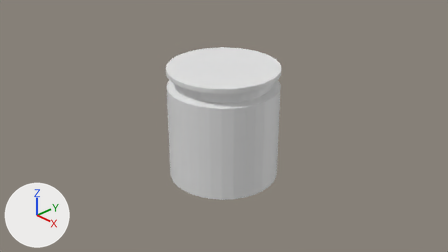
The Blender file Blender/jar.blend, before and after one commit.
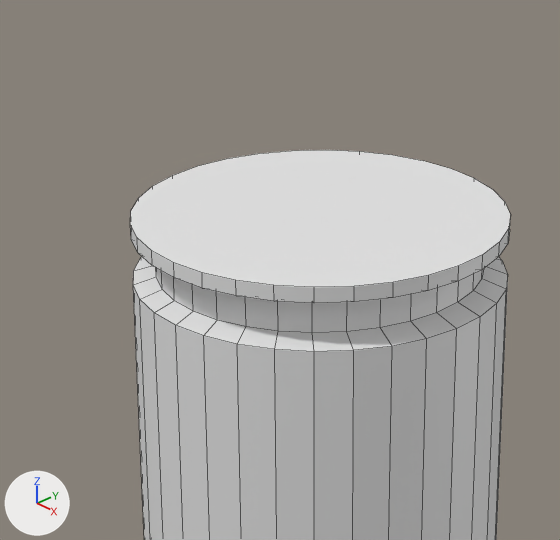
Each version is shown from the file's camera 'Camera', then close up on the part from 28% to 66% of the width and 1% to 66% of the height. The axes (+X, +Y, +Z) are drawn at lower left. The lights are the same throughout. The close-ups show mesh edges as thin lines.
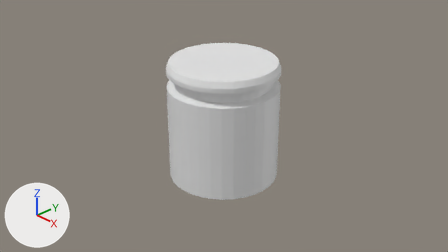
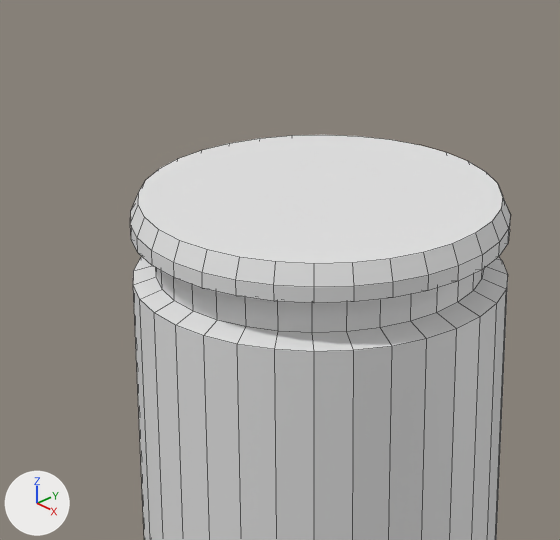
Changed parts and their boxes [x1, y1, x2, y2] in the close-ups (560 x 540 px):
'Cylinder', reshaped
    before: [130, 150, 511, 540]
    after: [130, 135, 511, 540]
part 1 of me_cylinder, built on
    before: [130, 150, 510, 287]
    after: [130, 135, 510, 287]

The change in detail:
me_cylinder is used by ob_cylinder; location (0.0, 0.0, 0.0).
me_cylinder had 192 vertices, 162 faces and spanned x -1.0..1.0, y -1.0..1.0, z -1.0..1.08.
me_cylinder now has 224 vertices, 194 faces and spans x -1.0..1.0, y -1.0..1.0, z -1.0..1.19.
Part 1, on me_cylinder:
1 face is deleted.
32 vertices are added at x -0.96..0.96, y -0.96..0.96, z 1.19.
33 new faces join them.
